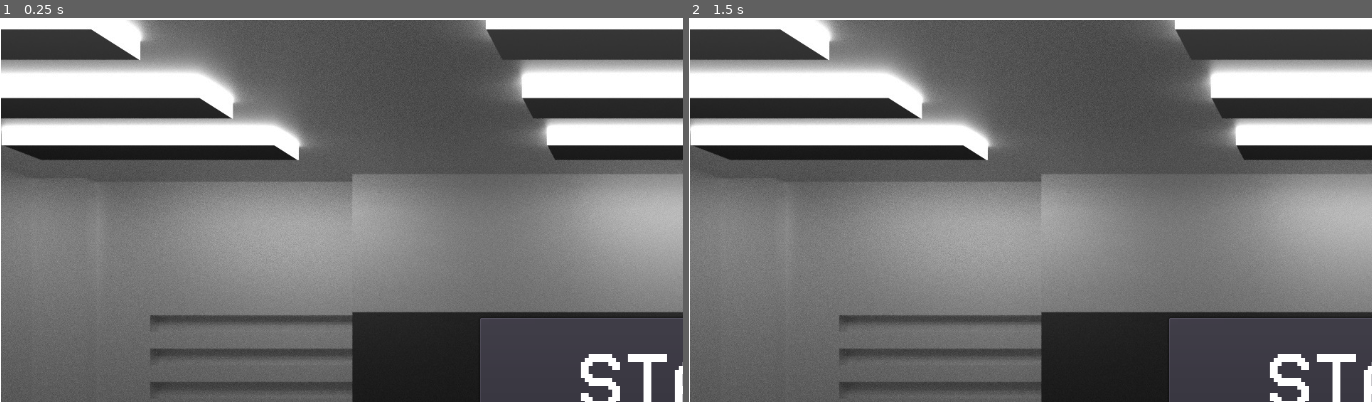
Above: before the commit, frames 1-2 (left to right).
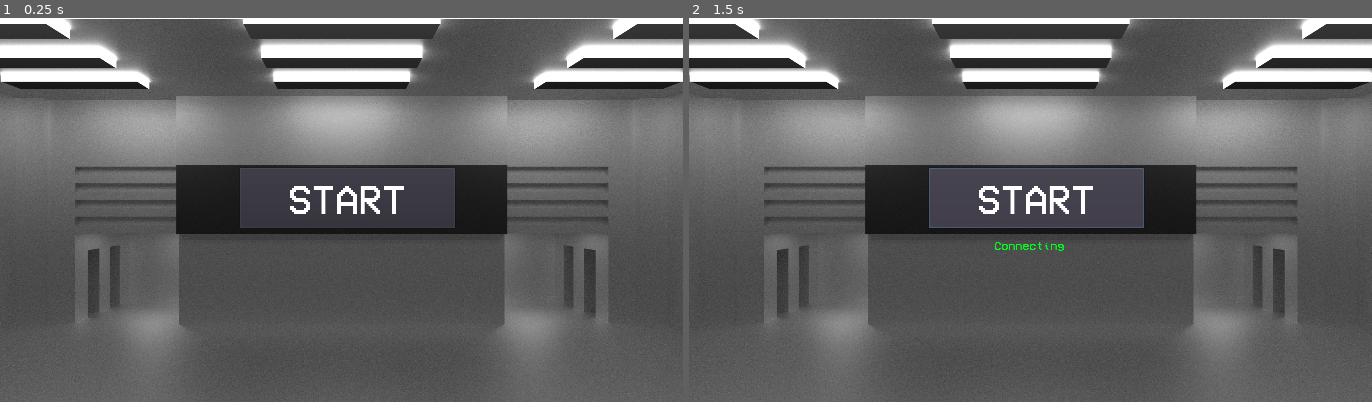
Above: after the commit, the same moments.

Repository: PabloCWI/BebotParanoia
Game: Godot game, scene res://Assets/Scenes/Root.tscn
Two runs of this game, one before a commit and one after it. Both use one fixed random seed, a clock stepped at 60 frames per second and the inputs below.
Inputs (mouse positions are in pixels of both pictures, inside the frame that each line leads up to):
- Up to frame 1 (0.25 s): no input
- Up to frame 2 (1.5 s): click (1037, 198) at 0.5 s, where only the run after the commit has a clickable "START"; click (1037, 198) at 1.25 s, where only the run after the commit has a clickable "START"

The runs differ from the first frame. In frame 1, 77% of the frame differs, in the area x 0-100%, y 0-100%; in frame 2, 77%.

Commit message:
Adding new functionality to network master.

Diff:
--- a/Assets/Models/Objects/Player.tscn
+++ b/Assets/Models/Objects/Player.tscn
@@ -1,6 +1,6 @@
 [gd_scene load_steps=5 format=2]
 
-[ext_resource path="res://Assets/Scripts/Player_v2.gd" type="Script" id=1]
+[ext_resource path="res://Assets/Scripts/Player_v3.gd" type="Script" id=1]
 
 [sub_resource type="CubeMesh" id=1]
 
@@ -65,7 +65,7 @@
 
 extents = Vector3( 1, 1, 1 )
 
-[node name="Player" type="KinematicBody" index="0"]
+[node name="Player" type="KinematicBody"]
 
 input_ray_pickable = true
 input_capture_on_drag = false
--- a/Assets/Scenes/Level.tscn
+++ b/Assets/Scenes/Level.tscn
@@ -1,13 +1,14 @@
-[gd_scene load_steps=9 format=2]
+[gd_scene load_steps=10 format=2]
 
 [ext_resource path="res://Assets/Scripts/Level.gd" type="Script" id=1]
-[ext_resource path="res://Assets/Utility/NetworkMaster.tscn" type="PackedScene" id=2]
+[ext_resource path="res://Assets/Scripts/NetworkMaster.tscn" type="PackedScene" id=2]
 [ext_resource path="res://Assets/Models/Tiles/TileSet.meshlib" type="MeshLibrary" id=3]
 [ext_resource path="res://Assets/Models/Objects/Chao_Basico.tscn" type="PackedScene" id=4]
 [ext_resource path="res://Assets/Models/Objects/Process_01.tscn" type="PackedScene" id=5]
 [ext_resource path="res://Assets/Models/Objects/Process_Box_Output.tscn" type="PackedScene" id=6]
 [ext_resource path="res://Assets/Models/Objects/Process_Box_Input.tscn" type="PackedScene" id=7]
 [ext_resource path="res://Assets/Models/Objects/Player.tscn" type="PackedScene" id=8]
+[ext_resource path="res://Assets/Scripts/Player_v2.gd" type="Script" id=9]
 
 [node name="Level" type="Spatial" index="0"]
 
@@ -87,10 +88,12 @@
 [node name="Player_01" parent="." index="9" instance=ExtResource( 8 )]
 
 transform = Transform( 1, 0, 0, 0, 1, 0, 0, 0, 1, 4.57342, 0.5, 5.77979 )
+script = ExtResource( 9 )
 
 [node name="Player_02" parent="." index="10" instance=ExtResource( 8 )]
 
 transform = Transform( 1, 0, 0, 0, 1, 0, 0, 0, 1, -5.45667, 0.5, 4.28834 )
+script = ExtResource( 9 )
 
 [node name="exit_game" type="Button" parent="." index="11"]
 
--- a/Assets/Scenes/Lobby.tscn
+++ /dev/null
@@ -1,184 +0,0 @@
-[gd_scene load_steps=2 format=2]
-
-[ext_resource path="res://Assets/Scripts/Lobby.gd" type="Script" id=1]
-
-[node name="lobby" type="Control" index="0"]
-
-anchor_left = 0.0
-anchor_top = 0.0
-anchor_right = 0.0
-anchor_bottom = 0.0
-margin_right = 40.0
-margin_bottom = 40.0
-rect_scale = Vector2( 0.5, 0.5 )
-rect_pivot_offset = Vector2( 0, 0 )
-rect_clip_content = false
-mouse_filter = 0
-mouse_default_cursor_shape = 0
-size_flags_horizontal = 2
-size_flags_vertical = 2
-script = ExtResource( 1 )
-_sections_unfolded = [ "Rect" ]
-
-[node name="panel" type="Panel" parent="." index="0"]
-
-anchor_left = 0.0
-anchor_top = 0.0
-anchor_right = 0.0
-anchor_bottom = 0.0
-margin_left = 210.0
-margin_top = 160.0
-margin_right = 430.0
-margin_bottom = 270.0
-rect_pivot_offset = Vector2( 0, 0 )
-rect_clip_content = false
-mouse_filter = 0
-mouse_default_cursor_shape = 0
-size_flags_horizontal = 2
-size_flags_vertical = 2
-
-[node name="address_label" type="Label" parent="panel" index="0"]
-
-anchor_left = 0.0
-anchor_top = 0.0
-anchor_right = 0.0
-anchor_bottom = 0.0
-margin_left = 10.0
-margin_top = 10.0
-margin_right = 62.0
-margin_bottom = 24.0
-rect_pivot_offset = Vector2( 0, 0 )
-rect_clip_content = false
-mouse_filter = 2
-mouse_default_cursor_shape = 0
-size_flags_horizontal = 2
-size_flags_vertical = 0
-text = "Address"
-percent_visible = 1.0
-lines_skipped = 0
-max_lines_visible = -1
-
-[node name="address" type="LineEdit" parent="panel" index="1"]
-
-anchor_left = 0.0
-anchor_top = 0.0
-anchor_right = 0.0
-anchor_bottom = 0.0
-margin_left = 10.0
-margin_top = 30.0
-margin_right = 210.0
-margin_bottom = 54.0
-rect_pivot_offset = Vector2( 0, 0 )
-rect_clip_content = false
-focus_mode = 2
-mouse_filter = 0
-mouse_default_cursor_shape = 1
-size_flags_horizontal = 2
-size_flags_vertical = 2
-text = "127.0.0.1"
-focus_mode = 2
-context_menu_enabled = true
-placeholder_alpha = 0.6
-caret_blink = false
-caret_blink_speed = 0.65
-caret_position = 0
-
-[node name="host" type="Button" parent="panel" index="2"]
-
-anchor_left = 0.0
-anchor_top = 0.0
-anchor_right = 0.0
-anchor_bottom = 0.0
-margin_left = 10.0
-margin_top = 60.0
-margin_right = 90.0
-margin_bottom = 80.0
-rect_pivot_offset = Vector2( 0, 0 )
-rect_clip_content = false
-focus_mode = 2
-mouse_filter = 0
-mouse_default_cursor_shape = 0
-size_flags_horizontal = 2
-size_flags_vertical = 2
-toggle_mode = false
-enabled_focus_mode = 2
-shortcut = null
-group = null
-text = "Host"
-flat = false
-align = 1
-
-[node name="join" type="Button" parent="panel" index="3"]
-
-anchor_left = 0.0
-anchor_top = 0.0
-anchor_right = 0.0
-anchor_bottom = 0.0
-margin_left = 130.0
-margin_top = 60.0
-margin_right = 210.0
-margin_bottom = 80.0
-rect_pivot_offset = Vector2( 0, 0 )
-rect_clip_content = false
-focus_mode = 2
-mouse_filter = 0
-mouse_default_cursor_shape = 0
-size_flags_horizontal = 2
-size_flags_vertical = 2
-toggle_mode = false
-enabled_focus_mode = 2
-shortcut = null
-group = null
-text = "Join"
-flat = false
-align = 1
-
-[node name="status_ok" type="Label" parent="panel" index="4"]
-
-anchor_left = 0.0
-anchor_top = 0.0
-anchor_right = 0.0
-anchor_bottom = 0.0
-margin_left = 10.0
-margin_top = 90.0
-margin_right = 210.0
-margin_bottom = 104.0
-rect_pivot_offset = Vector2( 0, 0 )
-rect_clip_content = false
-mouse_filter = 2
-mouse_default_cursor_shape = 0
-size_flags_horizontal = 2
-size_flags_vertical = 0
-custom_colors/font_color = Color( 0, 1, 0.015625, 1 )
-align = 1
-percent_visible = 1.0
-lines_skipped = 0
-max_lines_visible = -1
-_sections_unfolded = [ "custom_colors" ]
-
-[node name="status_fail" type="Label" parent="panel" index="5"]
-
-anchor_left = 0.0
-anchor_top = 0.0
-anchor_right = 0.0
-anchor_bottom = 0.0
-margin_left = 10.0
-margin_top = 90.0
-margin_right = 210.0
-margin_bottom = 104.0
-rect_pivot_offset = Vector2( 0, 0 )
-rect_clip_content = false
-mouse_filter = 2
-mouse_default_cursor_shape = 0
-size_flags_horizontal = 2
-size_flags_vertical = 0
-custom_colors/font_color = Color( 1, 0, 0, 1 )
-align = 1
-percent_visible = 1.0
-lines_skipped = 0
-max_lines_visible = -1
-_sections_unfolded = [ "Focus", "Hint", "Mouse", "Size Flags", "Theme", "custom_colors", "custom_fonts", "custom_styles" ]
-
-[connection signal="pressed" from="panel/host" to="." method="_on_host_pressed"]
-
-[connection signal="pressed" from="panel/join" to="." method="_on_join_pressed"]
--- a/Assets/Scenes/Main Menu.tscn
+++ b/Assets/Scenes/Main Menu.tscn
@@ -26,6 +26,7 @@
 anchor_top = 0.0
 anchor_right = 0.0
 anchor_bottom = 0.0
+rect_scale = Vector2( 0.5, 0.5 )
 rect_pivot_offset = Vector2( 0, 0 )
 rect_clip_content = false
 mouse_filter = 0
@@ -33,7 +34,7 @@
 size_flags_horizontal = 1
 size_flags_vertical = 1
 script = ExtResource( 1 )
-_sections_unfolded = [ "Material", "Transform" ]
+_sections_unfolded = [ "Material", "Rect", "Transform" ]
 
 [node name="Menu Background" type="Sprite" parent="." index="0"]
 
--- a/Assets/Scenes/Root.tscn
+++ b/Assets/Scenes/Root.tscn
@@ -2,6 +2,6 @@
 
 [ext_resource path="res://Assets/Scripts/Root.gd" type="Script" id=1]
 
-[node name="Root" type="Spatial"]
+[node name="Root" type="Spatial" index="0"]
 
 script = ExtResource( 1 )
--- a/Assets/Scripts/Main Menu.gd
+++ b/Assets/Scripts/Main Menu.gd
@@ -1,7 +1,7 @@
 
 extends Control
 
-const DEFAULT_PORT = 8910 # some random number, pick your port properly
+const DEFAULT_PORT = 8910  # some random number, pick your port properly
 onready var GAME_IP = "127.0.0.1"
 
 #### Network callbacks from SceneTree ####
@@ -65,7 +65,7 @@
 func _on_Start_Button_pressed():
 	var host = NetworkedMultiplayerENet.new()
 	host.set_compression_mode(NetworkedMultiplayerENet.COMPRESS_RANGE_CODER)
-	var err = host.create_server(DEFAULT_PORT,1) # max: 1 peer, since it's a 2 players game
+	var err = host.create_server(DEFAULT_PORT,0) # max: 1 peer, since it's a 2 players game
 	if (err!=OK):
 		#is another server running?
 		_set_status("Can't host, address in use.",false)
--- /dev/null
+++ b/Assets/Scripts/NetworkMaster.tscn
@@ -0,0 +1,65 @@
+[gd_scene load_steps=2 format=2]
+
+[sub_resource type="GDScript" id=1]
+
+script/source = "extends Node
+
+signal game_finished()
+
+sync func update_score():
+	var game_ended = false
+	if (game_ended):
+		get_node(\"exit_game\").show()
+
+func _on_exit_game_pressed():
+	emit_signal(\"game_finished\")
+
+func _ready():
+	if (get_tree().is_network_server()):
+		#if in the server, get control of player 2 to the other peeer, this function is tree recursive by default
+		get_parent().get_node(\"Player_02\").set_network_master(get_tree().get_network_connected_peers()[0])
+	else:
+		#if in the client, give control of player 2 to itself, this function is tree recursive by default
+		get_parent().get_node(\"Player_02\").set_network_master(get_tree().get_network_unique_id())
+	pass
+
+func _on_player_deliver_box_to_process(player, box, process):
+	pass
+
+func _on_player_ask_box_from_process(player, process):
+	print(\"NetPlayer: \" + player + \" asked for a box from: \" + process)
+	var box = get_box_from_process(process);
+	rpc(\"_deliver_box_to_player_from_process\", player, box, process)
+	pass
+
+func get_box_from_process(process):
+	var box = process.can_deliver_box();
+	if (box != null):
+		print(\"Process:\" + process + \" can deliver box: \" + box)
+		return box;
+	else:
+		print(\"Process: \" + process + \" cannot deliver box.\")
+		return null;
+	pass
+
+sync func _deliver_box_to_player_from_process(player, box, process):
+	print(\"Network master delivers box: \" + box + \" from process\" + process)
+	pass
+
+sync func _deliver_box_to_process_from_player(player, box, process):
+	pass
+
+
+
+
+
+func _on_Player_01_ask_box_from_process():
+	print(\"NetPlayer: \" + player + \" asked for a box from: \" + process)
+	var box = get_box_from_process(process);
+	rpc(\"_deliver_box_to_player_from_process\", player, box, process)
+	pass
+"
+
+[node name="NetworkMaster" type="Node"]
+
+script = SubResource( 1 )
--- /dev/null
+++ b/Assets/Scripts/Player_v3.gd
@@ -0,0 +1,96 @@
+extends KinematicBody
+
+export var left=false
+
+var actionLock;
+var actionLockTimer;
+var hasBox;
+var carriedBox;
+var color;
+var nickName;
+var madeMistake;
+var collidedBox;
+var process;
+var player;
+var speedMultiplier = 0.250;
+onready var camera = get_node("Camera");
+onready var interactionRay = get_node("InteractionRay");
+onready var carryNode = get_node("PlayerTop");
+onready var playerID = 0;
+onready var cameraStart = true;
+
+signal ask_box_from_process;
+
+
+func _ready():
+	add_to_group("players");
+	hasBox = false;
+	carriedBox = null;
+	color = [randi() % 255, randi() % 255, randi() % 255];
+	playerID = playerID + 1;
+	nickName = "";
+	madeMistake = false;
+	player = self;
+	actionLock = false;
+	actionLockTimer = 0.0;
+	print("Player ID: ", get_unique_id())
+	connect("network_peer_connected",self,"_player_connected")
+	pass
+
+sync func set_pos(player_position):
+	transform = player_position;
+	pass
+
+func _process(delta):
+	if(is_network_master()):
+		if(cameraStart):
+			camera.make_current();
+			cameraStart = false;
+		loop(delta)
+		rpc_unreliable("set_pos", transform)
+
+func loop(delta):
+	if(is_network_master()):
+		if(Input.is_action_just_pressed("player_interact") and actionLock == false):
+			check_ray_collision();
+
+		if(actionLock == true):
+			actionLockTimer = actionLockTimer + delta;
+			if(actionLockTimer > 0.5):
+				actionLockTimer = 0.0;
+				actionLock = false;
+
+			pass
+
+		if(hasBox):
+			carryNode.get_child(0).set_translation(Vector3(0,1.05,0));
+
+		#KEY DETECTION
+		if(Input.is_action_pressed("player_move_right")):
+			move_and_collide(Vector3(1.0 * speedMultiplier, 0, 0));
+
+		if(Input.is_action_pressed("player_move_left")):
+			move_and_collide(Vector3(-1.0 * speedMultiplier, 0, 0));
+
+		if(Input.is_action_pressed("player_move_forward")):
+			move_and_collide(Vector3(0, 0, -1.0 * speedMultiplier))
+
+		if(Input.is_action_pressed("player_move_backward")):
+			move_and_collide(Vector3(0, 0, 1.0 * speedMultiplier))
+
+	pass
+
+func check_ray_collision():
+	print("Checking Collision")
+	if(interactionRay.is_colliding() and interactionRay.get_collider().get_groups() != null):
+		if(!hasBox and interactionRay.get_collider().is_in_group("process") and actionLock == false):
+			process = interactionRay.get_collider();
+			emit_signal("ask_box_from_process", process)
+			actionLock = true;
+			return;
+		if(hasBox and interactionRay.get_collider().is_in_group("process") and actionLock == false):
+			process = interactionRay.get_collider();
+			rpc("deliver_box", process);
+			actionLock = true;
+			return;
+	pass
--- a/Assets/Utility/NetworkMaster.tscn
+++ /dev/null
@@ -1,30 +0,0 @@
-[gd_scene load_steps=2 format=2]
-
-[sub_resource type="GDScript" id=1]
-
-script/source = "extends Node
-
-signal game_finished()
-
-sync func update_score(add_to_left):
-	var game_ended = false
-	if (game_ended):
-		get_node(\"exit_game\").show()
-
-func _on_exit_game_pressed():
-	emit_signal(\"game_finished\")
-
-func _ready():
-	if (get_tree().is_network_server()):
-		#if in the server, get control of player 2 to the other peeer, this function is tree recursive by default
-		get_parent().get_node(\"Player_02\").set_network_master(get_tree().get_network_connected_peers()[0])
-	else:
-		#if in the client, give control of player 2 to itself, this function is tree recursive by default
-		get_parent().get_node(\"Player_02\").set_network_master(get_tree().get_network_unique_id())
-
-	pass
-"
-
-[node name="NetworkMaster" type="Node"]
-
-script = SubResource( 1 )
